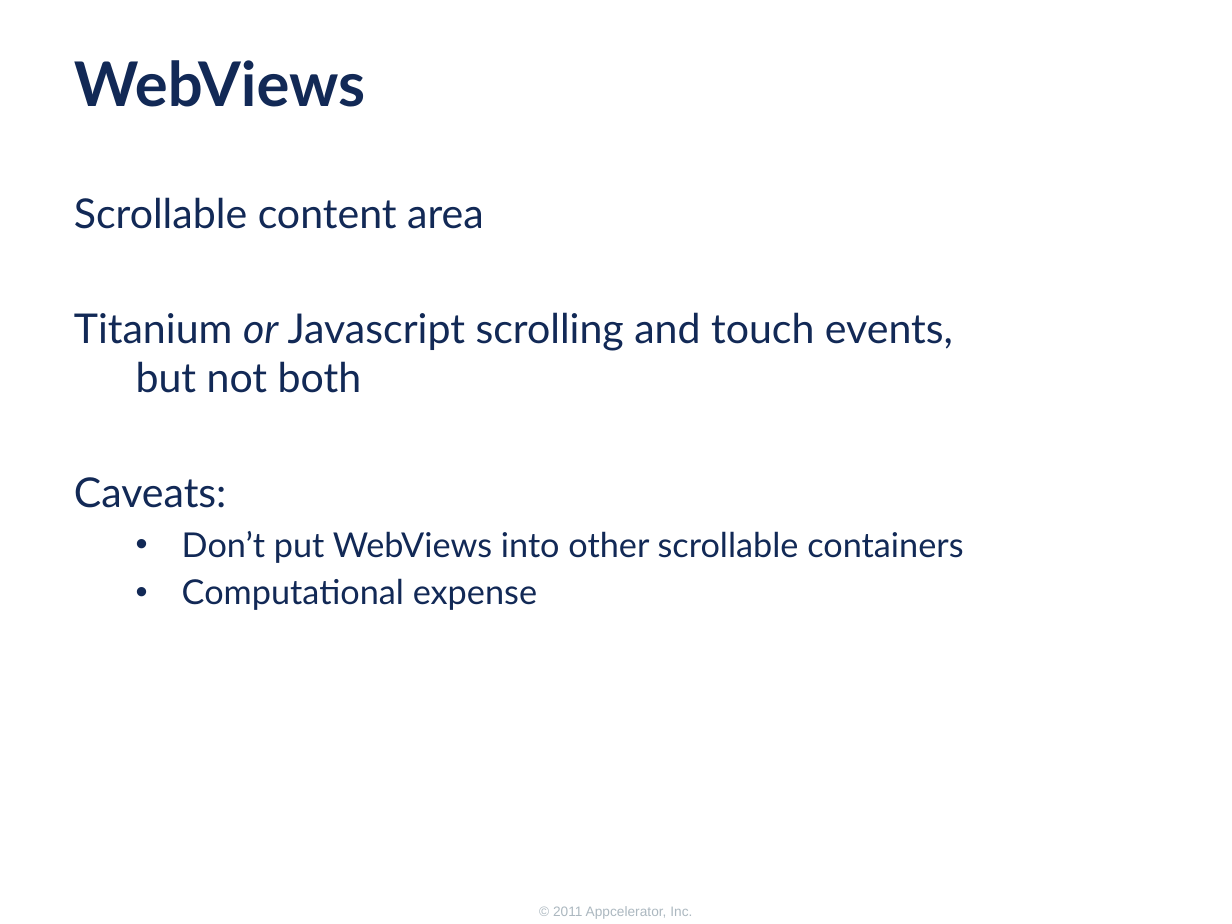
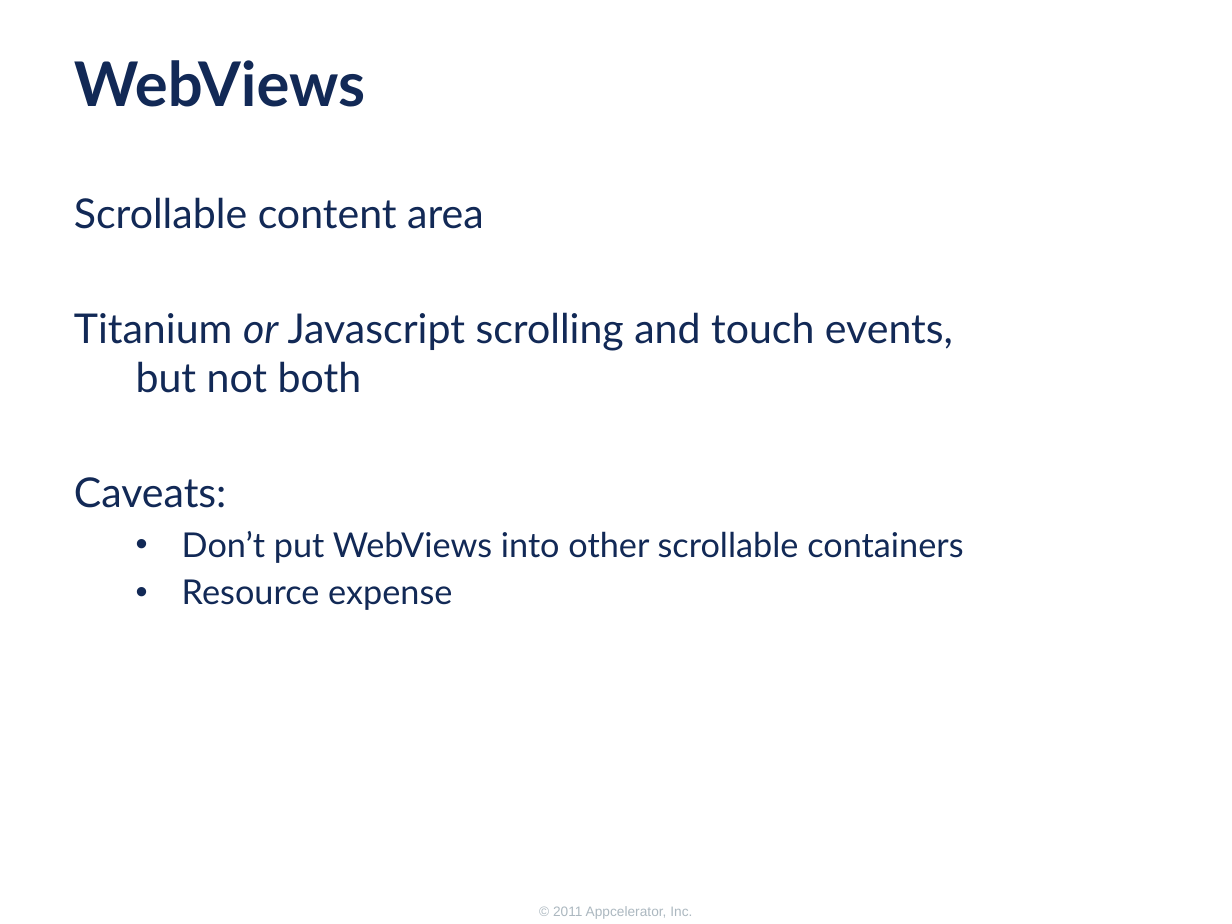
Before and after one commit to appcelerator-forks/appcelerator-training.tcmd_certification, a slide deck: slide 12 of 335.pptx. Drawn at 1232x924 pixels with LibreOffice and Linux fonts; fonts in the diff are those of the drawing; background and template pictures are left out. Boxes give left, top, right and bottom in pixels: in the first picture for what was removed or moved away, otherwise in the second. Text is boxed around its words. In the diff, an @@ line names an element or a change of style, - is before the commit and + after.

```diff
--- a/335.pptx
+++ b/335.pptx
@@ text at box(182, 579, 452, 610): text changed @@
-  • Computational expense
+  • Resource expense
```
Also in this commit, not shown: 3 other slides changed, 1 slide added.
